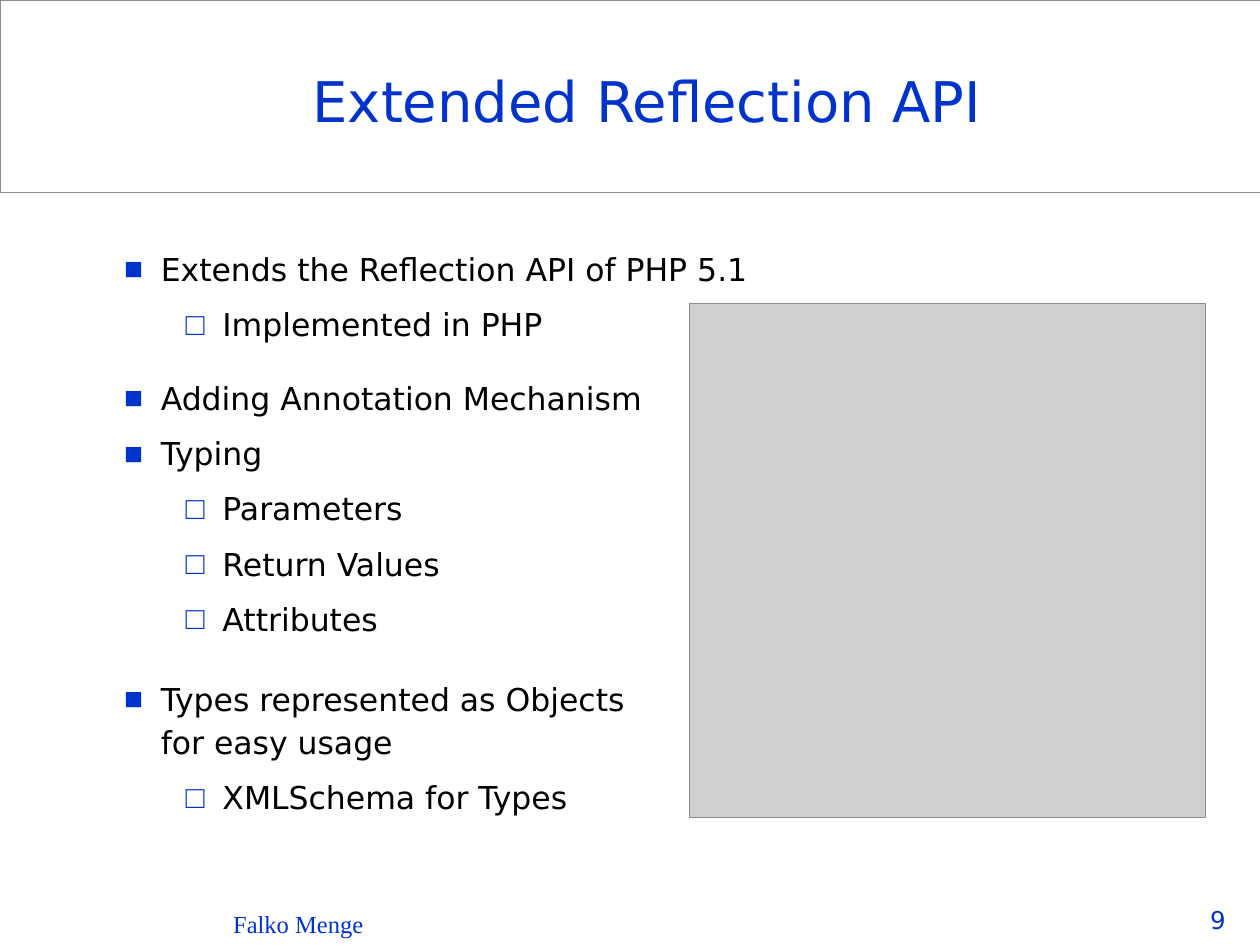
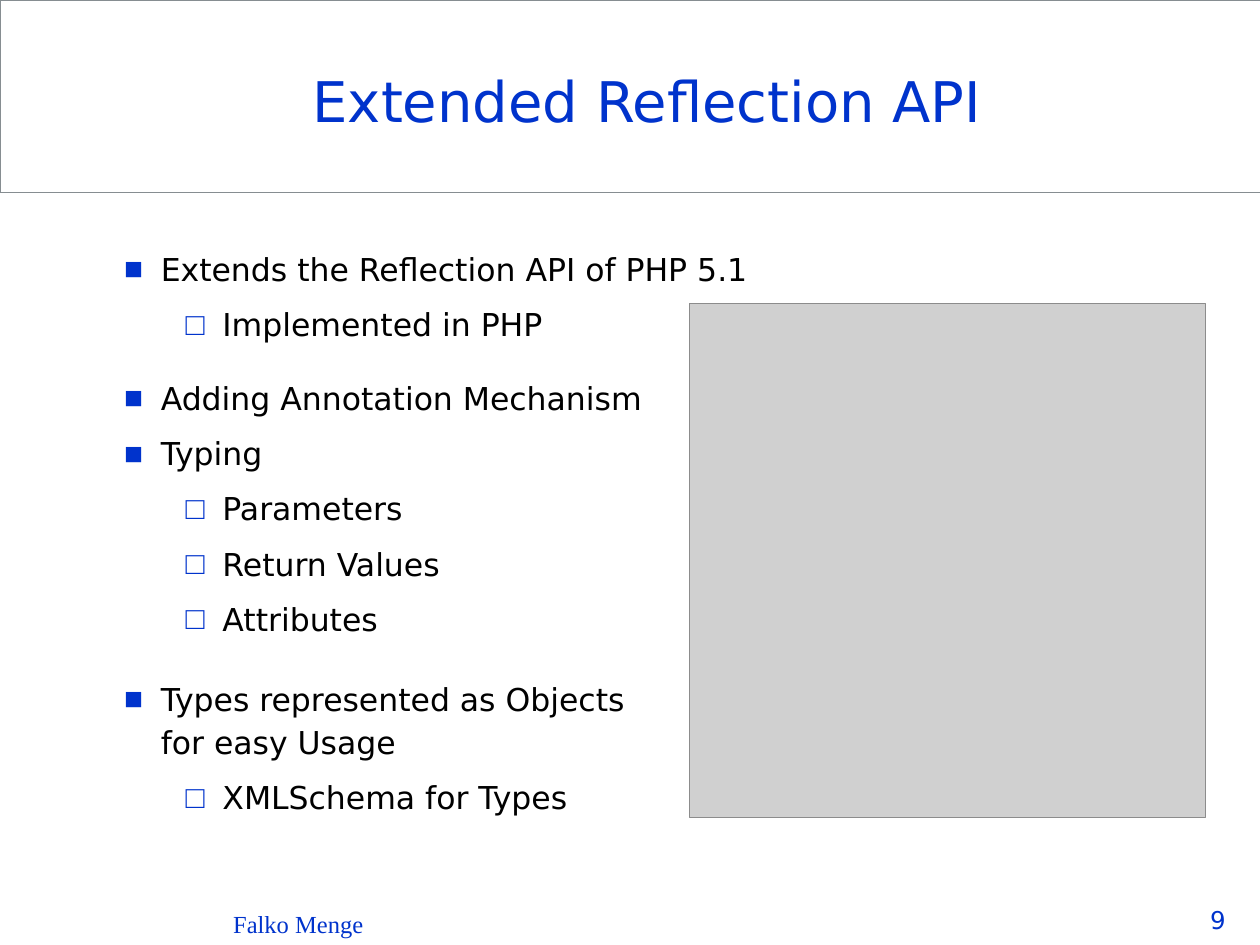
Before and after one commit to Seb35/InstantSVC, a slide deck: slide 9 of doc/presentations/InstantSVC - The PHP Web Service Builder.ppt. Drawn at 1260x945 pixels with LibreOffice and Linux fonts; fonts in the diff are those of the drawing; grey boxes stand for pictures; background and template pictures are left out. Boxes give left, top, right and bottom in pixels: in the first picture for what was removed or moved away, otherwise in the second. Text is boxed around its words. In the diff, an @@ line names an element or a change of style, - is before the commit and + after.

Commit message:
smaller changes

```diff
--- a/doc/presentations/InstantSVC - The PHP Web Service Builder.ppt
+++ b/doc/presentations/InstantSVC - The PHP Web Service Builder.ppt
@@ text at (161,687,625,761): text changed @@
-  ■ Types represented as Objects
-    for easy usage
+  ■ Types represented as Objects
+    for easy Usage
```
